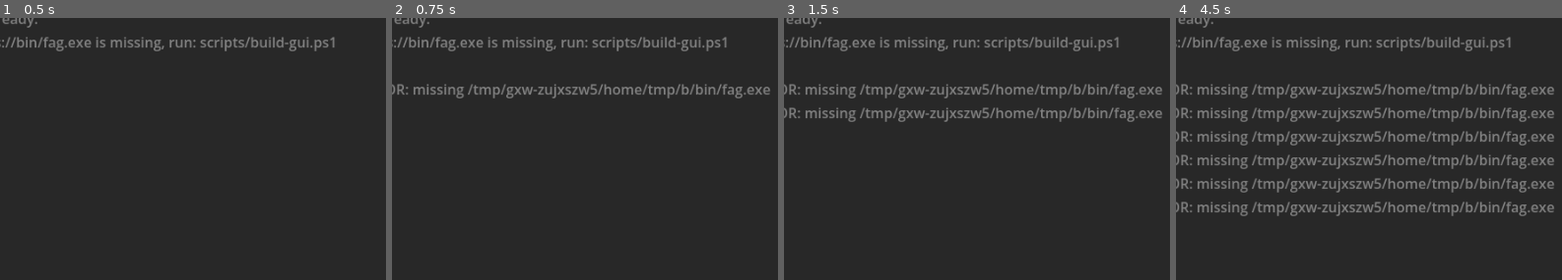
Above: before the commit, frames 1-4 (left to right).
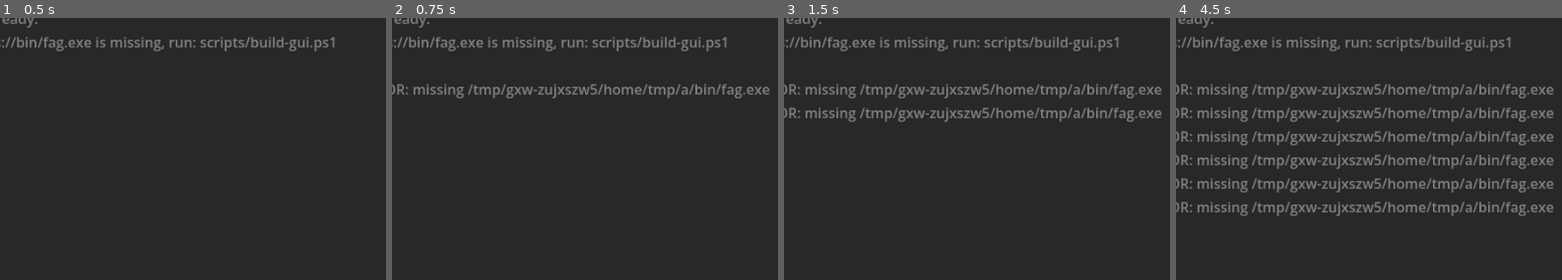
Above: after the commit, the same moments.

Repository: lemonhall/FileAssocGuard
Game: Godot game, scene res://main.tscn
Same seed, same stepped clock (60 frames per second), same inputs: the game is played once before the commit and once after it.
Inputs:
- Up to frame 1 (0.5 s): no input
- Up to frame 2 (0.75 s): click "Start" at 0.5 s
- Up to frame 3 (1.5 s): click "Start" at 1.25 s
- Up to frame 4 (4.5 s): click "Sysinfo" at 2 s; click "Latest" at 2.75 s; click "ProgIds" at 3.5 s; click "Capture" at 4.25 s
The pictures show only the part of the screen within x 5-55%, y 27-77%; the shares and areas given below are measured in that part.

Frame 1 is identical in both runs. In frame 2, 0.2% of the frame differs, in the area x 75-98%, y 25-31%; in frame 3, 0.4%; in frame 4, 1.4%, in the area x 75-98%, y 25-76%.

Commit message:
perf(gui): incremental log tailing and cap event rows

Diff:
--- a/apps/gui/Main.gd
+++ b/apps/gui/Main.gd
@@ -1,6 +1,9 @@
 extends Control
 
 const FAG_EXE := "res://bin/fag.exe"
+const POLL_SECS := 1.0
+const MAX_LOG_LINES_PER_TICK := 200
+const MAX_EVENT_ROWS := 500
 
 @onready var ext_edit: LineEdit = $VBox/Row/Ext
 @onready var name_edit: LineEdit = $VBox/Row/Name
@@ -25,6 +28,7 @@
 var _poll_timer: Timer
 var _events_root: TreeItem
 var _rules_items: Array[Dictionary] = []
+var _event_items: Array = []
 
 func _ready() -> void:
 	$VBox/Row2/BtnSysinfo.pressed.connect(_on_sysinfo)
@@ -52,7 +56,7 @@
 	_log_path = _default_log_path()
 	_init_log_offset()
 	_poll_timer = Timer.new()
-	_poll_timer.wait_time = 0.5
+	_poll_timer.wait_time = POLL_SECS
 	_poll_timer.one_shot = false
 	_poll_timer.timeout.connect(_on_poll)
 	add_child(_poll_timer)
@@ -128,7 +132,8 @@
 
 func _on_poll() -> void:
 	_update_watch_ui()
-	_tail_log()
+	if _is_watch_running() or tabs.current_tab == 2:
+		_tail_log()
 
 func _update_watch_ui() -> void:
 	var running := _is_watch_running()
@@ -145,7 +150,7 @@
 	if !FileAccess.file_exists(_log_path):
 		return
 
-	var f := FileAccess.open(_log_path, FileAccess.READ)
+	var f = FileAccess.open(_log_path, FileAccess.READ)
 	if f == null:
 		return
 
@@ -153,15 +158,14 @@
 	if _log_offset > size:
 		_log_offset = 0
 	f.seek(_log_offset)
-	var text := f.get_as_text()
-	_log_offset = f.get_position()
-	if text.is_empty():
-		return
-	for line in text.split("\n", false):
-		if line.strip_edges().is_empty():
+	var processed := 0
+	while processed < MAX_LOG_LINES_PER_TICK and !f.eof_reached():
+		var line := f.get_line().strip_edges()
+		_log_offset = f.get_position()
+		if line.is_empty():
 			continue
-		_write("[log] " + line)
 		_append_event_line(line)
+		processed += 1
 
 func _default_log_path() -> String:
 	var appdata := OS.get_environment("APPDATA")
@@ -176,13 +180,13 @@
 	if !FileAccess.file_exists(_log_path):
 		_log_offset = 0
 		return
-	var f := FileAccess.open(_log_path, FileAccess.READ)
+	var f = FileAccess.open(_log_path, FileAccess.READ)
 	if f == null:
 		_log_offset = 0
 		return
 	var size := f.get_length()
 	# Avoid loading huge history into the UI on startup.
-	var max_bytes := 1024 * 1024
+	var max_bytes := 64 * 1024
 	_log_offset = int(max(size - max_bytes, 0))
 
 func _run_and_show(args: Array[String]) -> void:
@@ -277,6 +281,7 @@
 func _clear_events() -> void:
 	events_tree.clear()
 	_events_root = events_tree.create_item()
+	_event_items.clear()
 	_write("Events cleared.")
 
 func _append_event_line(line: String) -> void:
@@ -298,6 +303,12 @@
 	item.set_text(3, status)
 	item.set_text(4, effective)
 	item.set_text(5, target)
+	_event_items.append(item)
+	if _event_items.size() > MAX_EVENT_ROWS:
+		var old = _event_items[0]
+		_event_items.remove_at(0)
+		if old != null:
+			old.free()
 
 func _format_time(ms: int) -> String:
 	if ms <= 0:
